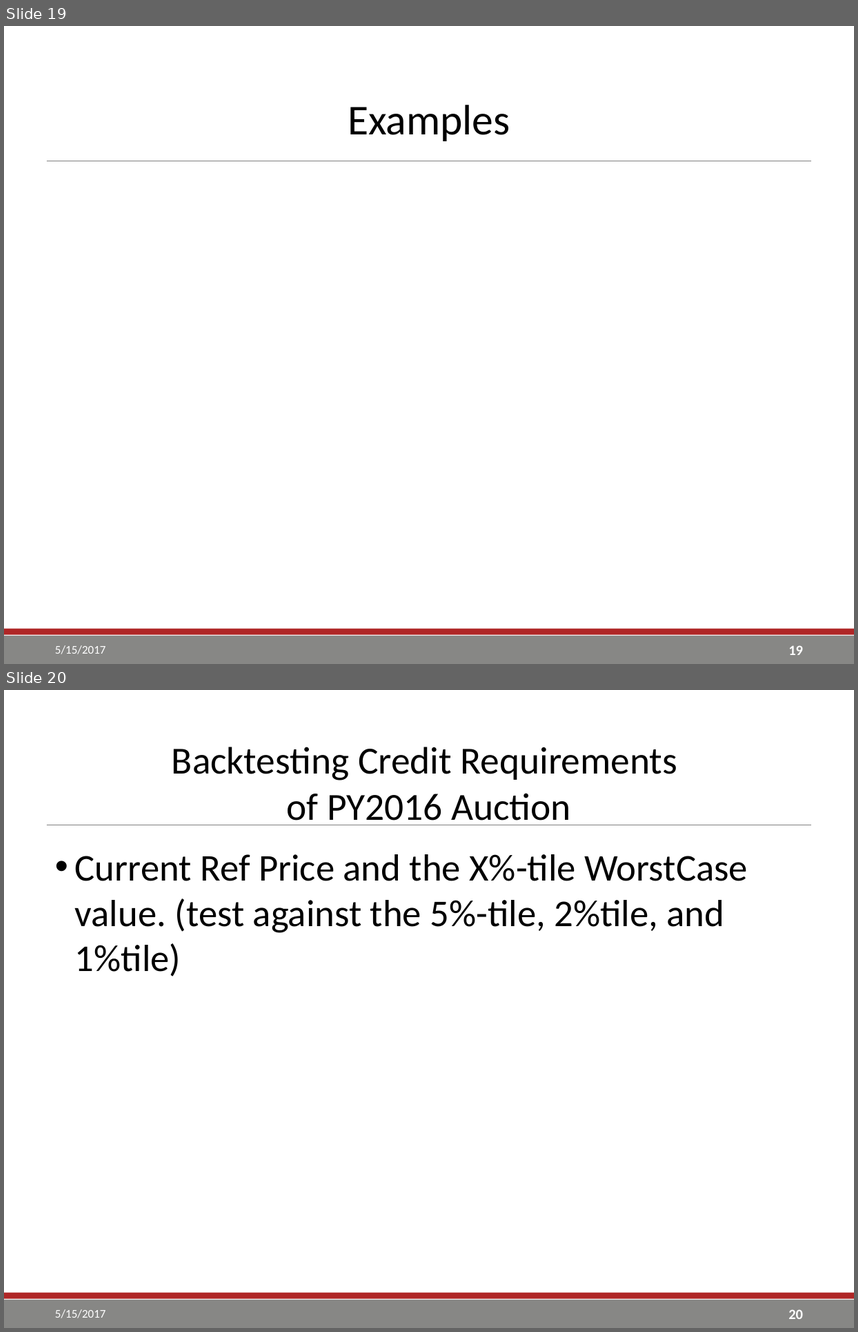
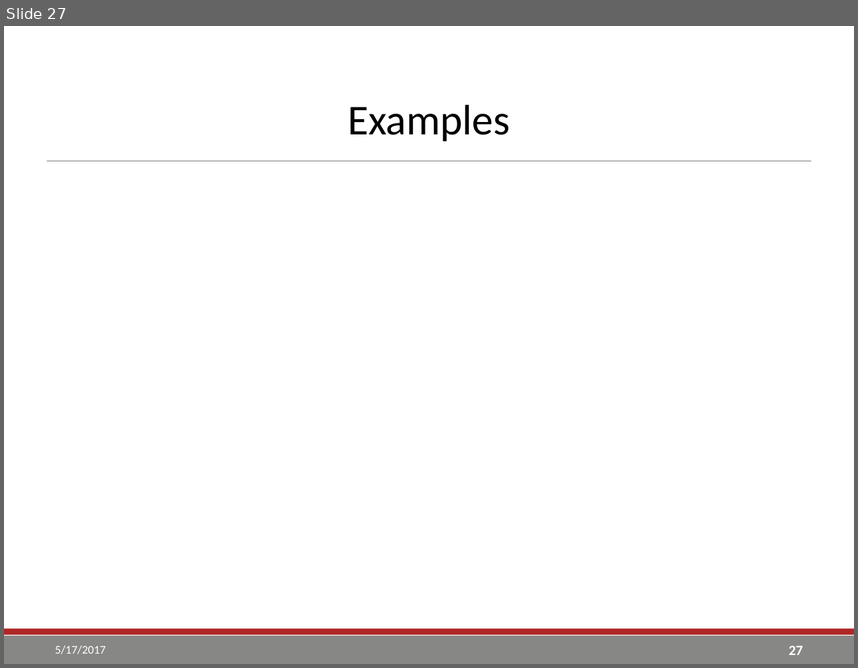
Before and after one commit to go-yohan/sppcredit, a slide deck: ppt/SPP TCR Reference Price Calculation.pptx. Shown one above the other, each under a label of ours: slides 19 and 20 before the commit, slide 27 after it. The pictures are 858x1332 and 858x668 pixels, drawn with LibreOffice and Linux fonts; fonts in the diff are those of the drawing; background and template pictures are left out. Boxes give left, top, right and bottom in pixels: in the first picture for what was removed or moved away, otherwise in the second. Text is boxed around its words. In the diff, an @@ line names an element or a change of style, - is before the commit and + after.

```diff
--- a/ppt/SPP TCR Reference Price Calculation.pptx
+++ b/ppt/SPP TCR Reference Price Calculation.pptx
@@ slide 20 removed at (4,690,854,1328), background #FFFFFF; not listed: 3 template elements that a slide beside it also shows @@
@@ title removed at (172,747,677,825) @@
-Backtesting Credit Requirements
-of PY2016 Auction
@@ text removed at (75,854,748,976) @@
-• Current Ref Price and the X%-tile WorstCase value. (test against the 5%-tile, 2%tile, and 1%tile)
@@ text removed at (55,1309,106,1318) @@
-5/15/2017
@@ page number removed at (789,1309,803,1319) @@
-20
@@ what was slide 19 is now slide 27 @@
@@ slide 27 changed as well @@
@@ text at (55,645,106,654): text changed @@
-5/15/2017
+5/17/2017
@@ page number at (789,645,803,655): text changed @@
-19
+27
```
Also in this commit, not shown: 26 other slides changed, 9 slides added, 14 other files.
